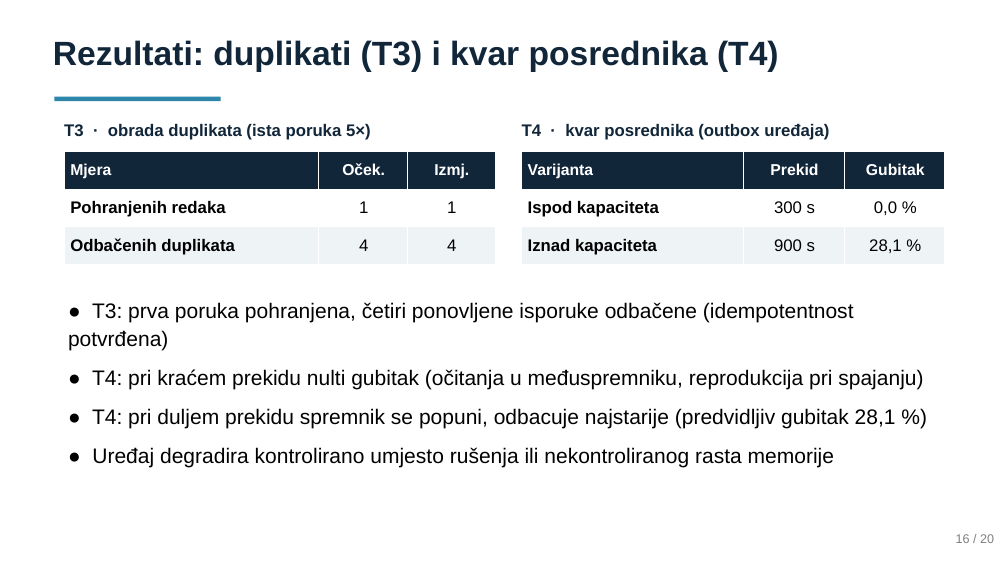
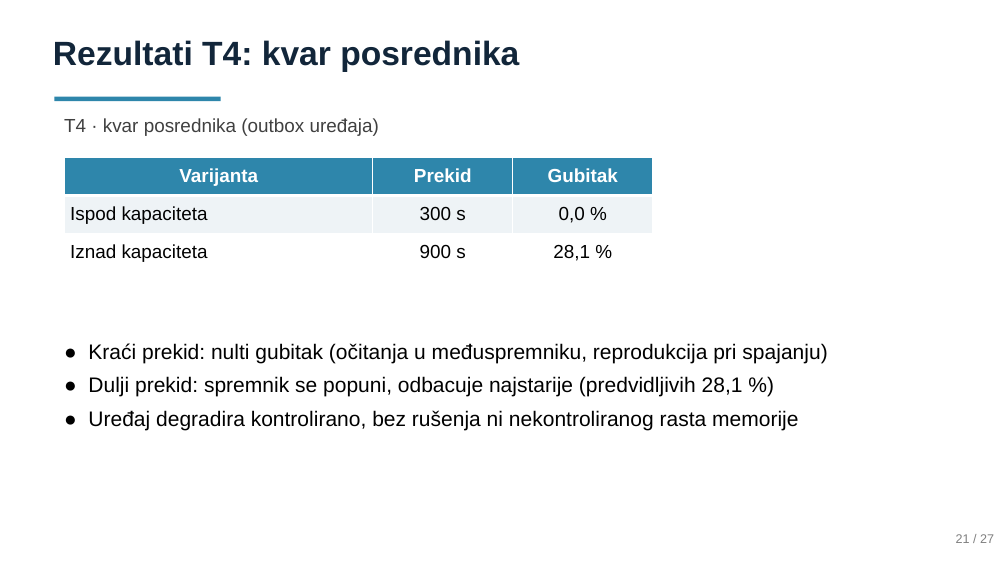
Before and after one commit to LukaIvekovic/iot-telemtry-processing, a slide deck: slide 20 of Prezentacija.pptx (slide 16 before the commit). Drawn at 1008x567 pixels with LibreOffice and Linux fonts; fonts in the diff are those of the drawing. Boxes give left, top, right and bottom in pixels: in the first picture for what was removed or moved away, otherwise in the second. Text is boxed around its words. In the diff, an @@ line names an element or a change of style, - is before the commit and + after.

```diff
--- a/Prezentacija.pptx
+++ b/Prezentacija.pptx
@@ text at [53, 40, 519, 72]: text changed @@
-Rezultati: duplikati (T3) i kvar posrednika (T4)
+Rezultati T4: kvar posrednika
@@ text "T4 · kvar posrednika (outbox ...": place and size @@
-text "T4 · kvar posrednika (outbox ..." at [522, 124, 829, 140]
+text "T4 · kvar posrednika (outbox ..." at [64, 118, 379, 136]
@@ text "T4 · kvar posrednika (outbox ..." at [64, 118, 379, 136]: size 16 to 18 pt, text colour #12263A to #404040, bold off; line spacing 1.12 to 1; less space between paragraphs @@
@@ text removed at [64, 124, 371, 140] @@
-T3 · obrada duplikata (ista poruka 5×)
@@ table at [64, 157, 652, 271] @@
@@ fill #12263A to #2E86AB in row 1 @@
@@ fill #FFFFFF to #EEF3F6 in row 2 @@
@@ fill #EEF3F6 to #FFFFFF in row 3 @@
@@ size 15 to 18 pt in "Varijanta", "Prekid", "Gubitak" @@
@@ size 16 to 18 pt in "Ispod kapaciteta", "300 s", "0,0 %", "Iznad kapaciteta" and 2 more places @@
@@ bold off in "Ispod kapaciteta", "Iznad kapaciteta" @@
@@ alignment left to centre @@
@@ table: place and size @@
-table at [522, 151, 944, 265]
+table at [64, 157, 652, 271]
@@ table removed at [64, 151, 496, 265], 3 rows, 3 columns @@
-Mjera | Oček. | Izmj.
-Pohranjenih redaka | 1 | 1
-Odbačenih duplikata | 4 | 4
@@ text at [88, 343, 827, 430]: text changed @@
-● T3: prva poruka pohranjena, četiri ponovljene isporuke odbačene (idempotentnost potvrđena)
-● T4: pri kraćem prekidu nulti gubitak (očitanja u međuspremniku, reprodukcija pri spajanju)
-● T4: pri duljem prekidu spremnik se popuni, odbacuje najstarije (predvidljiv gubitak 28,1 %)
-● Uređaj degradira kontrolirano umjesto rušenja ili nekontroliranog rasta memorije
+● Kraći prekid: nulti gubitak (očitanja u međuspremniku, reprodukcija pri spajanju)
+● Dulji prekid: spremnik se popuni, odbacuje najstarije (predvidljivih 28,1 %)
+● Uređaj degradira kontrolirano, bez rušenja ni nekontroliranog rasta memorije
@@ text at [956, 534, 994, 543]: text changed @@
-16 / 20
+21 / 27
```
Also in this commit, not shown: 15 other slides changed, 8 slides added, 3 slides removed.
